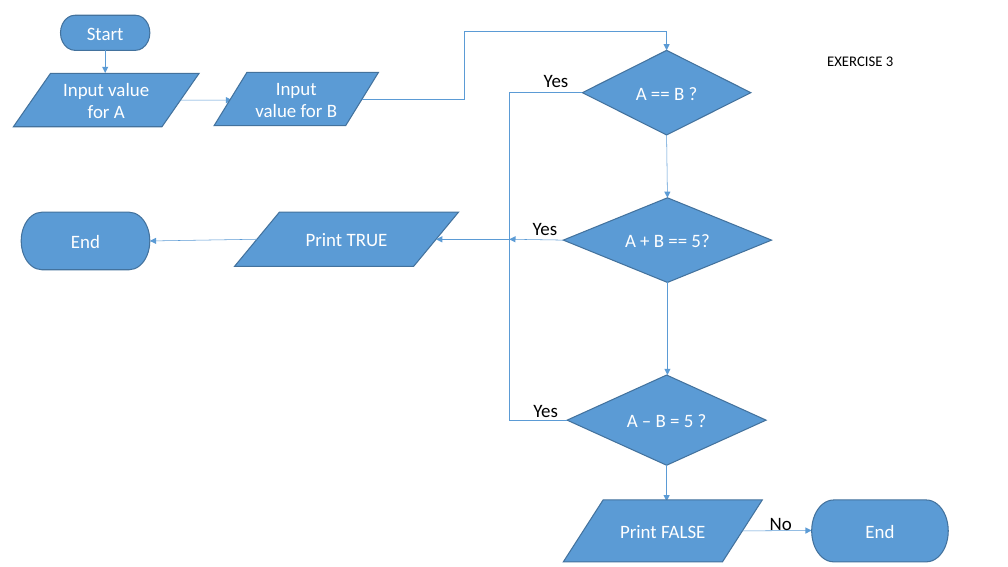
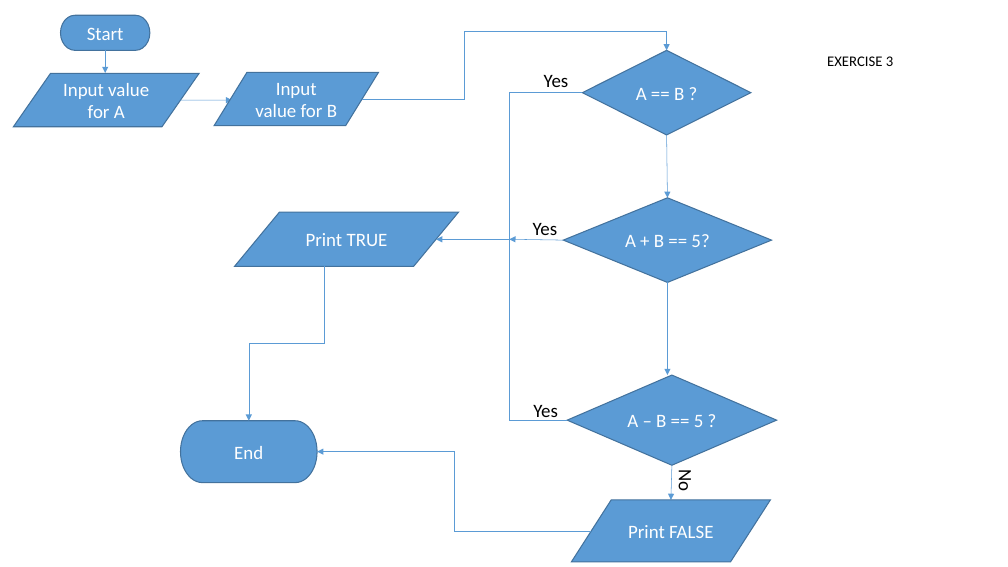
Before and after one commit to dave-ik/davidCSC102, a slide deck: slide 4 of Flowchart Assignment.pptx. Drawn at 1008x567 pixels with LibreOffice and Linux fonts; fonts in the diff are those of the drawing. Boxes give left, top, right and bottom in pixels: in the first picture for what was removed or moved away, otherwise in the second. Text is boxed around its words. In the diff, an @@ line names an element or a change of style, - is before the commit and + after.

Commit message:
David Ik Flowchart for lab exercise 1

```diff
--- a/Flowchart Assignment.pptx
+++ b/Flowchart Assignment.pptx
@@ arrow removed from (257, 239) to (150, 241) @@
@@ elbow arrow added from (324, 266) to (249, 421), #5B9BD5 0.5 pt @@
@@ diamond "A – B == 5 ...": place and size @@
-diamond "A – B == 5 ..." at [567,375,766,465]
+diamond "A – B == 5 ..." at [567,375,777,465]
@@ text in diamond at [627,415,704,427]: text changed @@
-A – B = 5 ?
+A – B == 5 ?
@@ pill shape "End": place and size @@
-pill shape "End" at [21,212,150,270]
+pill shape "End" at [181,421,318,483]
@@ elbow arrow added from (591, 531) to (317, 451), #5B9BD5 0.5 pt @@
@@ arrow moved from (667, 465) - (667, 501) to (672, 465) - (671, 500) @@
@@ text "No": place and size @@
-text "No" at [770,518,792,531]
+text "No" at [674,471,697,491]
@@ text "No" at [674,471,697,491]: rotation 0 to 90 degrees @@
@@ flow chart input output "Print FALSE": place and size @@
-flow chart input output "Print FALSE" at [563,500,762,562]
+flow chart input output "Print FALSE" at [572,500,771,562]
@@ pill shape removed at [812,500,949,562] @@
-End
@@ arrow removed from (743, 531) to (812, 531) @@
```
